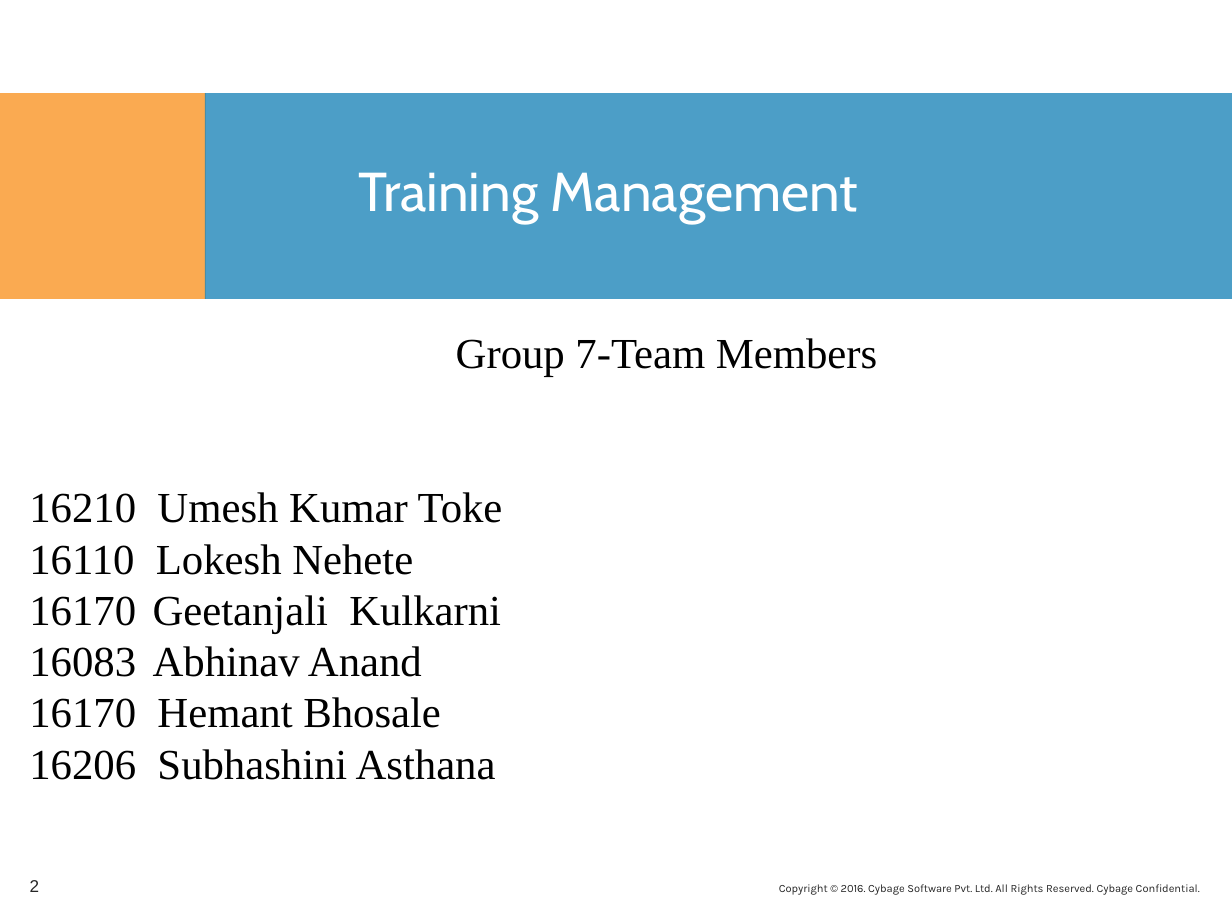
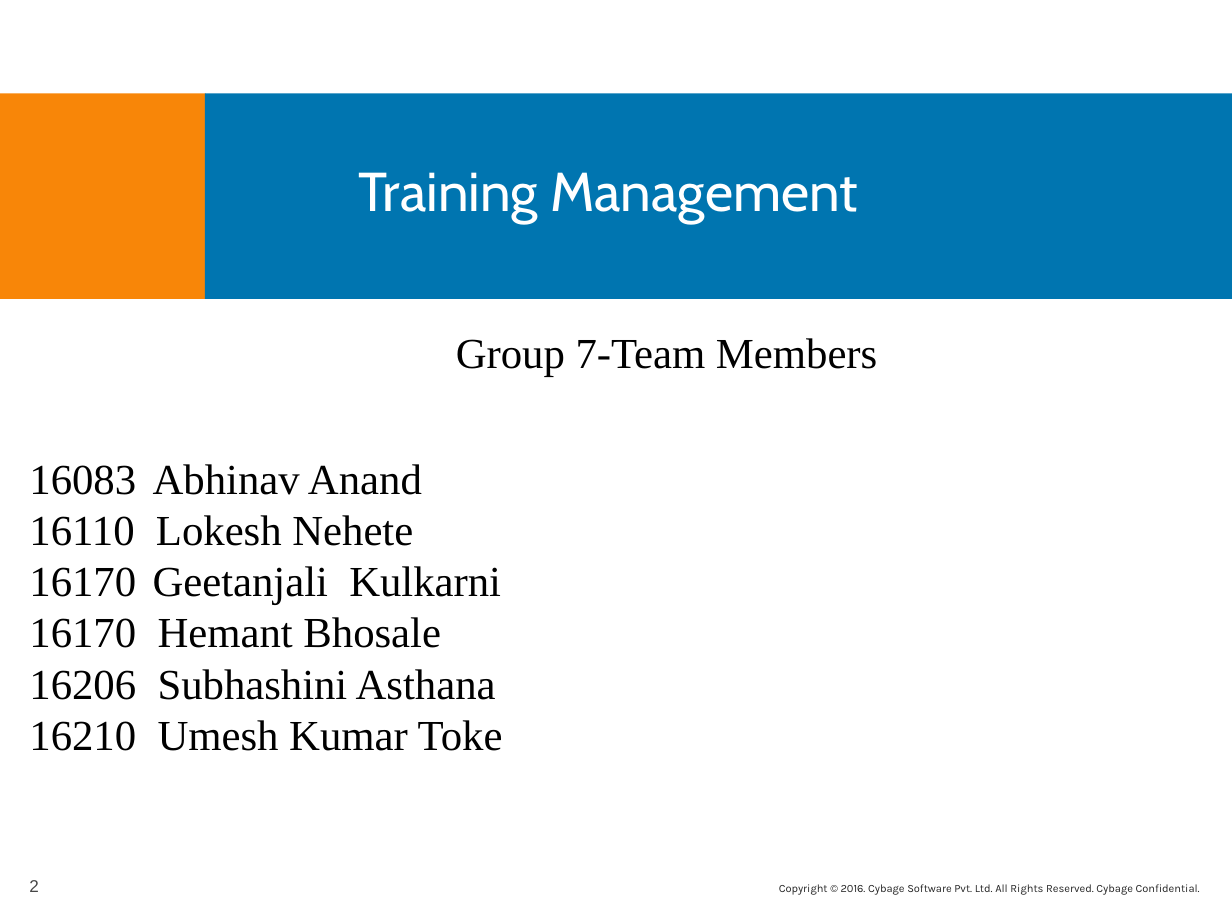
Before and after one commit to CybageGroup7FRTP/angularjs-client, a slide deck: slide 2 of Cybage Presentation Standard.pptx. Drawn at 1232x924 pixels with LibreOffice and Linux fonts; fonts in the diff are those of the drawing; background and template pictures are left out. Boxes give left, top, right and bottom in pixels: in the first picture for what was removed or moved away, otherwise in the second. Text is boxed around its words. In the diff, an @@ line names an element or a change of style, - is before the commit and + after.

Commit message:
Delete Training UI customised

```diff
--- a/Cybage Presentation Standard.pptx
+++ b/Cybage Presentation Standard.pptx
@@ rectangle at bbox=[0, 94, 206, 299]: fill #F88608 at 70% opacity to #F88608 @@
@@ rectangle at bbox=[205, 94, 1232, 299]: fill #0075B0 at 70% opacity to #0075B0 @@
@@ text at bbox=[29, 464, 422, 495]: text changed @@
-16210 Umesh Kumar Toke
+16083 Abhinav Anand
@@ text at bbox=[29, 646, 422, 677]: paragraph removed @@
-16083 Abhinav Anand
@@ text at bbox=[29, 720, 503, 751]: paragraph added @@
+16210 Umesh Kumar Toke
@@ page number at bbox=[29, 880, 39, 892]: text colour #262626 to #474747 @@
```
Also in this commit, not shown: 13 other slides changed, 1 slide added, 5 other files.
